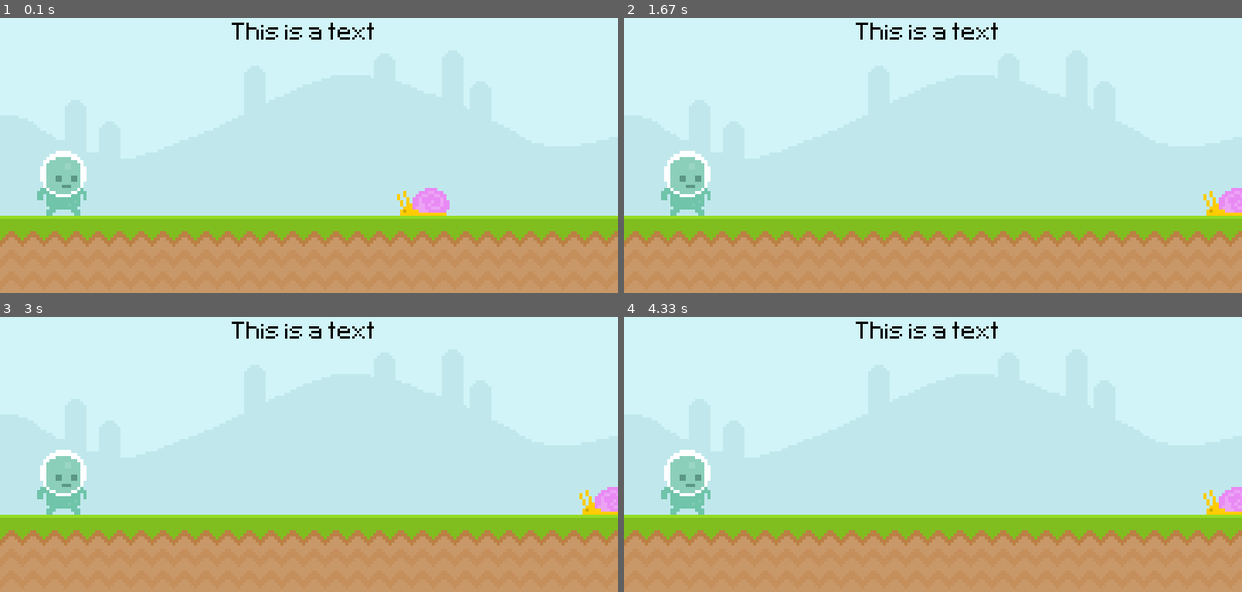
Above: before the commit, frames 1-4 (two rows, left to right).
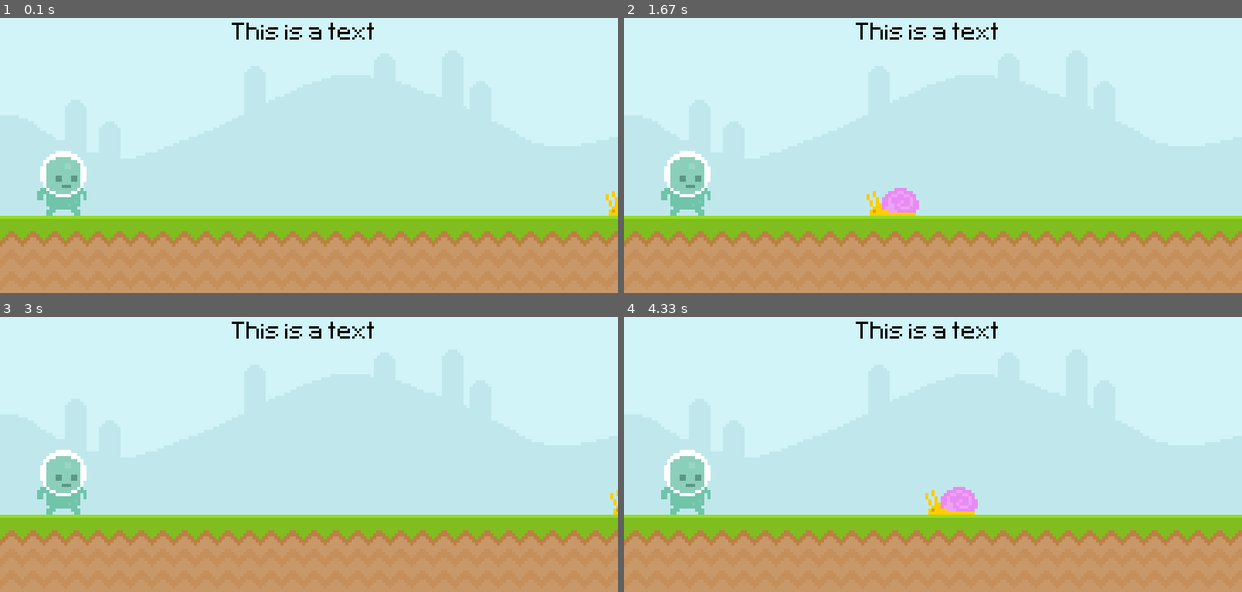
Above: after the commit, the same moments.

Repository: daniagsan/My-first-game-in-python
Game: pygame game, started from First_videogame.py
The game is run twice, just before and just after one commit, with the same random seed, the same clock (stepped at 60 frames per second) and the same inputs.
Inputs:
- Up to frame 1 (0.1 s): no input
- Up to frame 2 (1.67 s): no input
- Up to frame 3 (3 s): no input
- Up to frame 4 (4.33 s): no input

The runs differ from the first frame. In frame 1, 0.7% of the frame differs, in the area x 64-100%, y 61-72%; in frame 2, 1.1%, in the area x 39-100%, y 61-72%; in frame 3, 0.4%; in frame 4, 1.1%.

Commit message:
Understanding rectangles

Diff:
--- a/First_videogame.py
+++ b/First_videogame.py
@@ -31,9 +31,9 @@
     #player_rect.right -= 1
     screen.blit(player_surf,player_rect)
 
-    snail_rect.left -= 100
-    if snail_rect.left < -70:
-        snail_rect.left = 850
+    snail_rect.x -= 10
+    if snail_rect.right < 0:
+        snail_rect.left = 800
 
     screen.blit(snail_surface,snail_rect)
 
